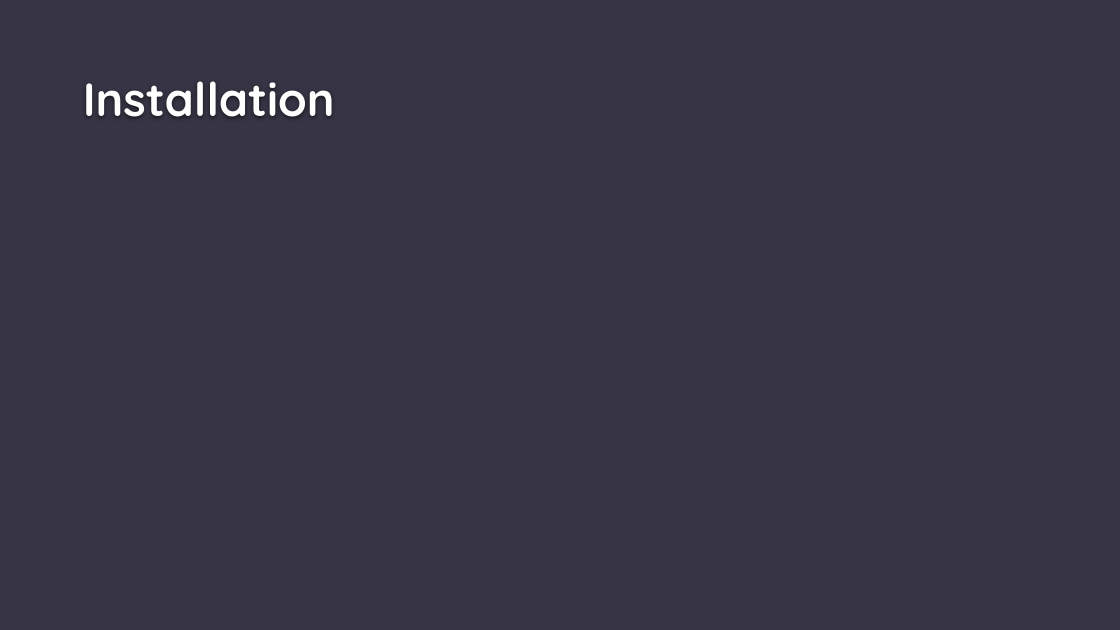
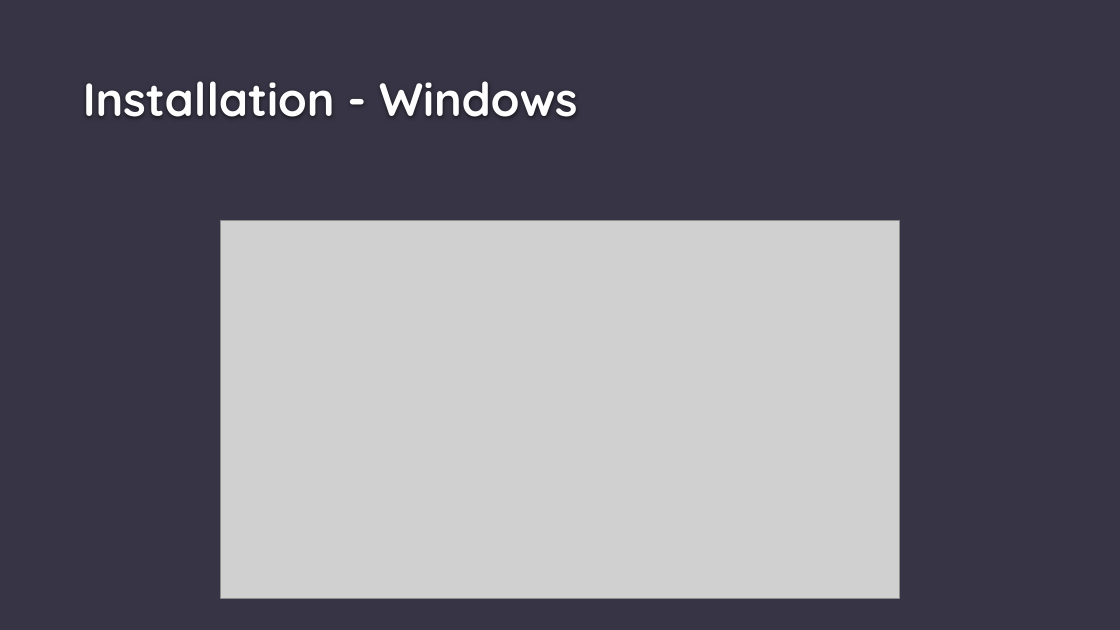
Before and after one commit to eliaruehle/py_course, a slide deck: slide 6 of presentations/LESSON_1.pptx. Drawn at 1120x630 pixels with LibreOffice and Linux fonts; fonts in the diff are those of the drawing; grey boxes stand for pictures; background and template pictures are left out. Boxes give left, top, right and bottom in pixels: in the first picture for what was removed or moved away, otherwise in the second. Text is boxed around its words. In the diff, an @@ line names an element or a change of style, - is before the commit and + after.

```diff
--- a/presentations/LESSON_1.pptx
+++ b/presentations/LESSON_1.pptx
@@ title at (x1=83, y1=81, x2=577, y2=117): text changed @@
-Installation
+Installation - Windows
@@ picture added at (x1=221, y1=220, x2=900, y2=599) @@
```
Also in this commit, not shown: 2 other slides changed, 2 slides added, 1 other file.
